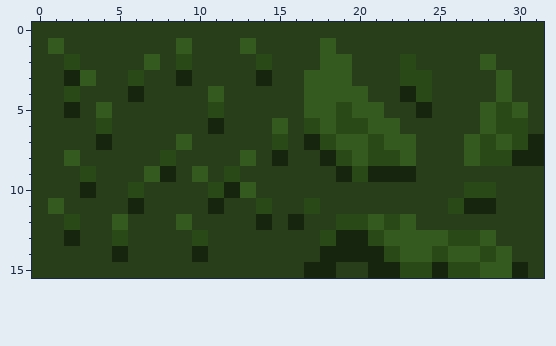
A pixel-art sprite gets an edit: assests/tileset.png. Above, as it was before the edit.
The file is 128x64 pixels, drawn in blocks of 4x4; one block is one cell here.
After:
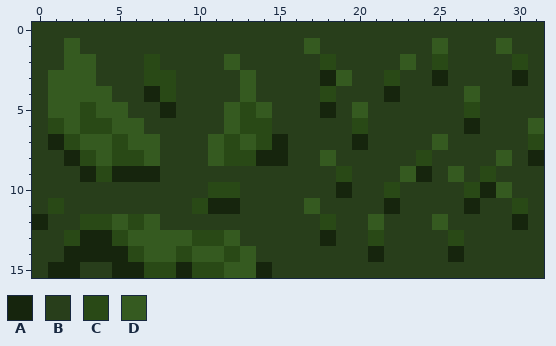
Palette (. is transparent): A #16250d  B #283e1b  C #294916  D #355a20
Commit: switched tile id locations
Diff:
Changed rows in their new state; - is an unchanged pixel.
first column x 0:
 1 -BD------B---B---DB------D---D--
 2 --DD---C-B--D-B---CB---D-C--B-C-
 3 -DD---BCCB---DB--BA---CBBA---BA-
 4 -DDDD-BAC--B-D---BCBB-ABB--D-B--
 5 -DDC-D--A--BDCD--BAB-B--B--CBBB-
 6 -CDC-DD----BDCCB-BBB-BB----ABBBD
 7 -ACDDCDD-B-DCDCA-BBBABBB-D-BBBBC
 8 --ACDCCDB--DCCA---DBBBBBC--BBDB-
 9 ---ACAAAB-B-B------CBBBDA-D-C---
10 ---B--B-----CB-----A--C-----AD--
11 -C----B---C-A-B--D----A---B-B-C-
12 A-BCC-CD-B----B-B-CBB-BB-D----A-
13 --CAA-DDDD-CD-----ABB-BBBB-BB---
14 --AAA-CDDCDDCD----BBB-BBBBABBB--
15 -AA--AACCACCDDA--BB--BBBBBBBBBB-
